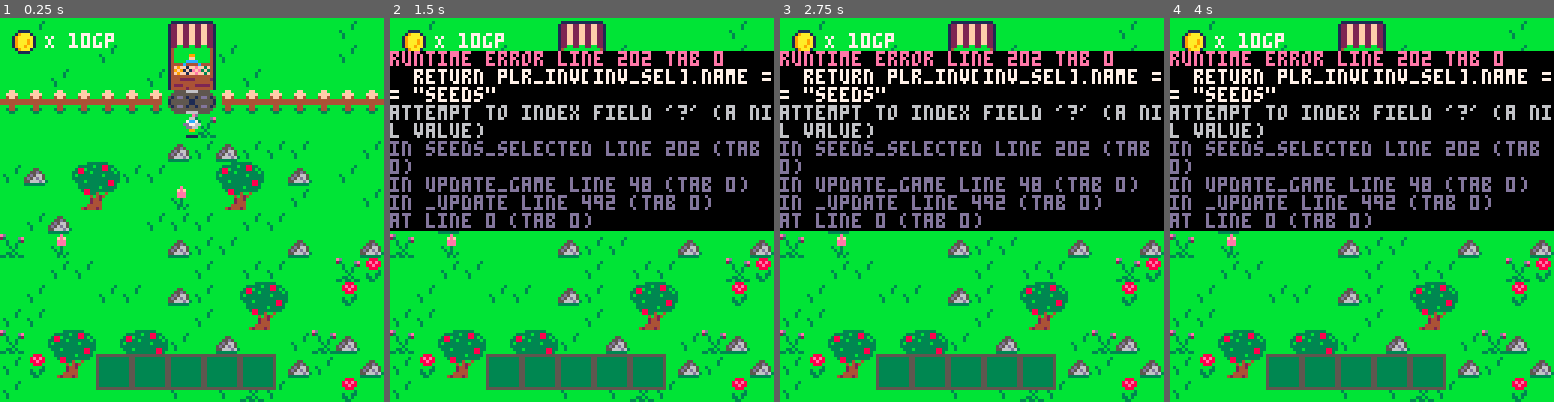
Above: before the commit, frames 1-4 (left to right).
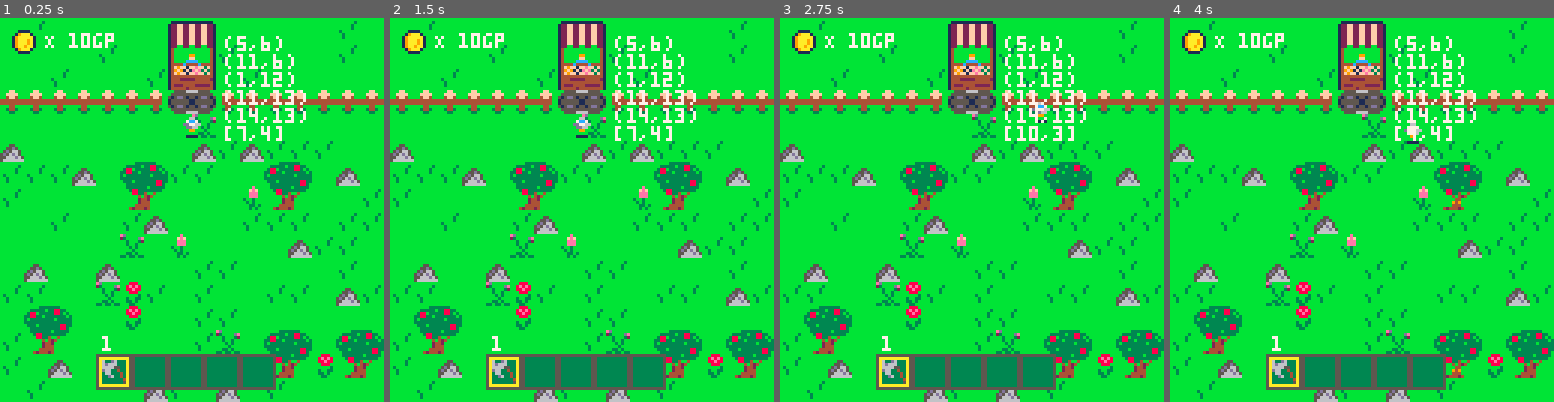
Above: after the commit, the same moments.

Repository: ritasker/SunDropHill
Game: PICO-8 cartridge sundrop_hill.p8
The game is run twice, just before and just after one commit, with the same random seed, the same clock (stepped at 60 frames per second) and the same inputs.
Inputs:
- Up to frame 1 (0.25 s): no input
- Up to frame 2 (1.5 s): tap X (X key) at 0.33, 1.07 s; tap O (Z key) at 0.7 s
- Up to frame 3 (2.75 s): hold Right 1.6-2.1 s; tap O (Z key) at 1.7, 2.1, 2.5 s; tap X (X key) at 1.85 s; hold Up 2.15-2.42 s; hold Right from 2.47 s (still down)
- Up to frame 4 (4 s): tap O (Z key) at 2.9, 3.3, 3.7 s; tap X (X key) at 2.97 s; release Right at 3.03 s; hold Left 3.08-3.58 s; hold Down 3.63-3.97 s

The runs differ from the first frame. In frame 1, 18% of the frame differs, in the area x 0-100%, y 4-100%; in frame 2, 58%; in frame 3, 58%; in frame 4, 58%.
Error before the commit: runtime error line 202 tab 0; return plr_inv[inv_sel].name == "seeds"; attempt to index field '?' (a nil value)

Commit message:
clear trees and rocks

Diff:
--- a/entities/game.lua
+++ b/entities/game.lua
@@ -1,7 +1,9 @@
 function init_game()
+  crops = {}
+  trees = {}
+  rocks = {}
+
   gen_map()
-
-  crops = {}
 
   for y = 4, 16 do
     for x = 0, 16 do
@@ -10,7 +12,7 @@
           x = 60,
           y = 32,
           sp = 12,
-          gp=10
+          gp = 10
         }
         break
       end
@@ -19,6 +21,11 @@
 
   inv_sel = 1
   plr_inv = {}
+  add(plr_inv,{
+    name="axe",
+    qty=1,
+    sp=49
+  })
 end
 
 function update_game()
@@ -41,11 +48,19 @@
     local ptx = flr((plr.x + 4) / 8)
     local pty = flr((plr.y + 6) / 8)
 
+    if next_to_rock(ptx, pty) and holding("pick") then
+      damage_rock(ptx, pty)
+    end
+
+    if next_to_tree(ptx, pty) and holding("axe") then
+      damage_tree(ptx, pty)
+    end
+
     if over_planted_seeds(ptx, pty) then
       water(ptx, pty)
     end
 
-    if over_farmable_land(ptx, pty) and seeds_selected() then
+    if over_farmable_land(ptx, pty) and holding("seeds") then
       plant(ptx, pty)
     end
 
@@ -76,11 +91,18 @@
 
   spr(18, 4, 4)
   print("X " .. plr.gp .. "gp", 15, 5, 7)
+
+  for i=1,#trees do
+    print("("..trees[i].x..","..trees[i].y..")",75,i * 6, 7)
+  end
+  local px = flr(plr.x/8)
+  local py = flr(plr.y/8)
+  print("["..px..","..py.."]", 75,#trees * 6 + 6, 7)
 end
 
 function gen_map()
-  for y = 4, 16 do
-    for x = 0, 16 do
+  for y = 4, 15 do
+    for x = 0, 15 do
       local map_tile = mget(x, y)
       if is_tree_tile(map_tile) then
         goto continue
@@ -98,17 +120,26 @@
       end
 
       -- rocks
-      if rnd() < 0.07 then
-        mset(x, y, 37)
+      if rnd() < 0.06 then
+        mset(x, y, 6)
+        add(rocks, {
+          x = x,
+          y = y,
+          dmg = 0,
+          sp = 6
+        })
       end
 
       -- trees
       if rnd() < 0.03 then
         if not_on_tree(x, y) then
-          mset(x, y, 19)
-          mset(x + 1, y, 20)
-          mset(x, y + 1, 35)
-          mset(x + 1, y + 1, 36)
+          map_tree(x, y, 19)
+          add(trees, {
+            x = x,
+            y = y,
+            dmg = 0,
+            sp = 19
+          })
         end
       end
       ::continue::
@@ -125,6 +156,36 @@
   -- fence post ends
   mset(6, 3, 27)
   mset(9, 3, 43)
+end
+
+function next_to_rock(x, y)
+  for r in all(rocks) do
+    if (r.x == x and r.y == y)
+        or (r.x == x and r.y - 1 == y)
+        or (r.x == x and r.y + 1 == y)
+        or (r.x - 1 == x and r.y == y)
+        or (r.x + 1 == x and r.y == y) then
+      return true
+    end
+  end
+  return false
+end
+
+function map_tree(x, y, sp)
+  mset(x, y, sp)
+  mset(x + 1, y, sp + 1)
+  mset(x, y + 1, sp + 16)
+  mset(x + 1, y + 1, sp + 17)
+end
+
+function next_to_tree(x, y)
+  for t in all(trees) do
+    if (t.x >= x - 1 and t.x <= x + 1)
+        or (t.y >= y - 1 and t.y <= y + 1) then
+      return true
+    end
+  end
+  return false
 end
 
 function not_on_tree(x, y)
@@ -198,8 +259,8 @@
   return fget(mget(x, y), 3)
 end
 
-function seeds_selected()
-  return plr_inv[inv_sel].name == "seeds"
+function holding(name)
+  return plr_inv[inv_sel].name == name
 end
 
 function get_inv_item_by_name(t, name)
@@ -226,6 +287,42 @@
 
   if #plr_inv > 0 then
     rect(23 + (10 * inv_sel) + (2 * (inv_sel - 1)), 113, 32 + (10 * inv_sel) + (2 * (inv_sel - 1)), 122, 10)
+  end
+end
+
+function damage_rock(x, y)
+  for r in all(rocks) do
+    if (r.x == x and r.y == y)
+        or (r.x == x and r.y - 1 == y)
+        or (r.x == x and r.y + 1 == y)
+        or (r.x - 1 == x and r.y == y)
+        or (r.x + 1 == x and r.y == y) then
+      if r.dmg < 4 then
+        r.dmg += 1
+        r.sp += 1
+        mset(r.x, r.y, r.sp)
+      else
+        mset(r.x, r.y, 0)
+        del(rocks, r)
+      end
+    end
+  end
+end
+
+function damage_tree(x, y)
+  for t in all(trees) do
+    if (t.x >= x - 1 and t.x <= x + 1)
+        or (t.y >= y - 1 and t.y <= y + 1) then
+      if t.dmg < 4 then
+        t.dmg += 1
+        t.sp += 2
+        map_tree(t.x, t.y, t.sp)
+      else
+        mset(t.x, t.y, 0)
+        del(trees, t)
+      end
+
+    end
   end
 end
 
--- a/entities/menu.lua
+++ b/entities/menu.lua
@@ -81,7 +81,7 @@
     if btnp(❎) then
         local store_item = store_inv[m_sel]
         local plr_item = get_inv_item_by_name(plr_inv, store_item.name)
-        if plr.gp > 0 and plr.gp > store_item.gp then
+        if plr.gp > 0 and plr.gp >= store_item.gp then
             if plr_item != nil then
                 plr_item.qty += 1
             else
--- a/sundrop_hill.p8
+++ b/sundrop_hill.p8
@@ -192,7 +192,7 @@
 
 
 __gff__
-0202000000040000000000010000010100000001010000000000000100000101020202010101000000000001000001010000000000000000000000000000080800000000000000000000000000000000000000000000000000000000000000000000000000000000000000000000000000000000000000000000000000000000
+0202000000040101010000010000010100000001010101000000000100000101020202010101010000000001000001010000000000000000000000000000080800000000000000000000000000000000000000000000000000000000000000000000000000000000000000000000000000000000000000000000000000000000
 0000000000000000000000000000000000000000000000000000000000000000000000000000000000000000000000000000000000000000000000000000000000000000000000000000000000000000000000000000000000000000000000000000000000000000000000000000000000000000000000000000000000000000
 __map__
 000100000000000e0f0000000000010000000000000000000000000000000000000000000000000000000000000000000000000000000000000000000000000000000000000000000000000000000000000000000000000000000000000000000000000000000000000000000000000000000000000000000000000000000000
Not shown, changed: 22 lines of the sprite sheet (__gfx__) section of sundrop_hill.p8
